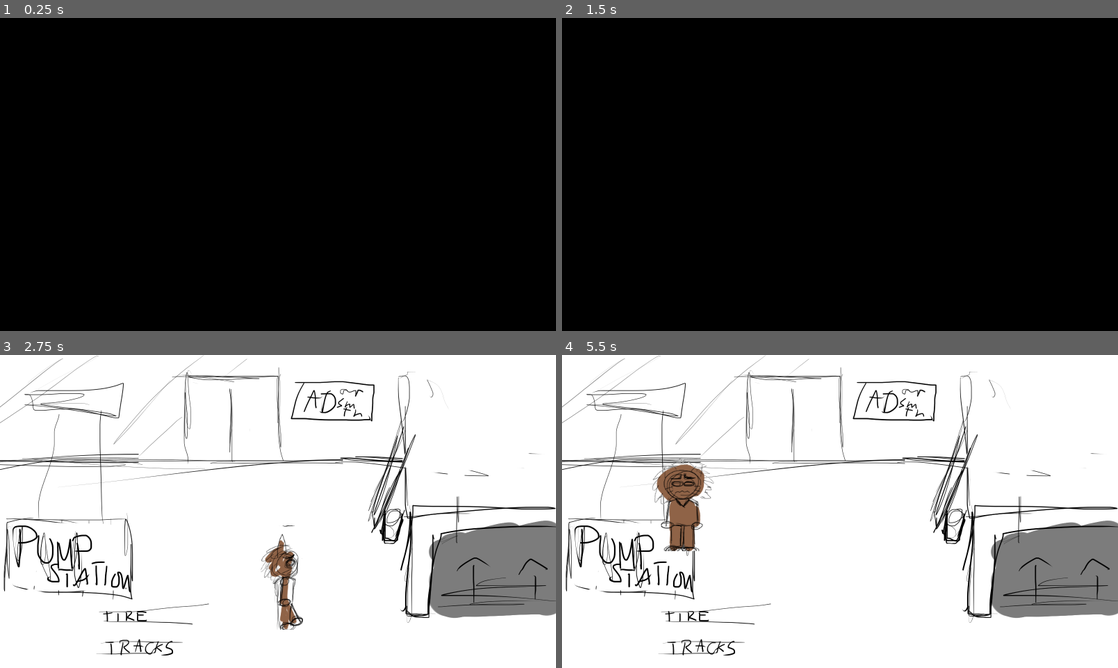
Above: before the commit, frames 1-4 (two rows, left to right).
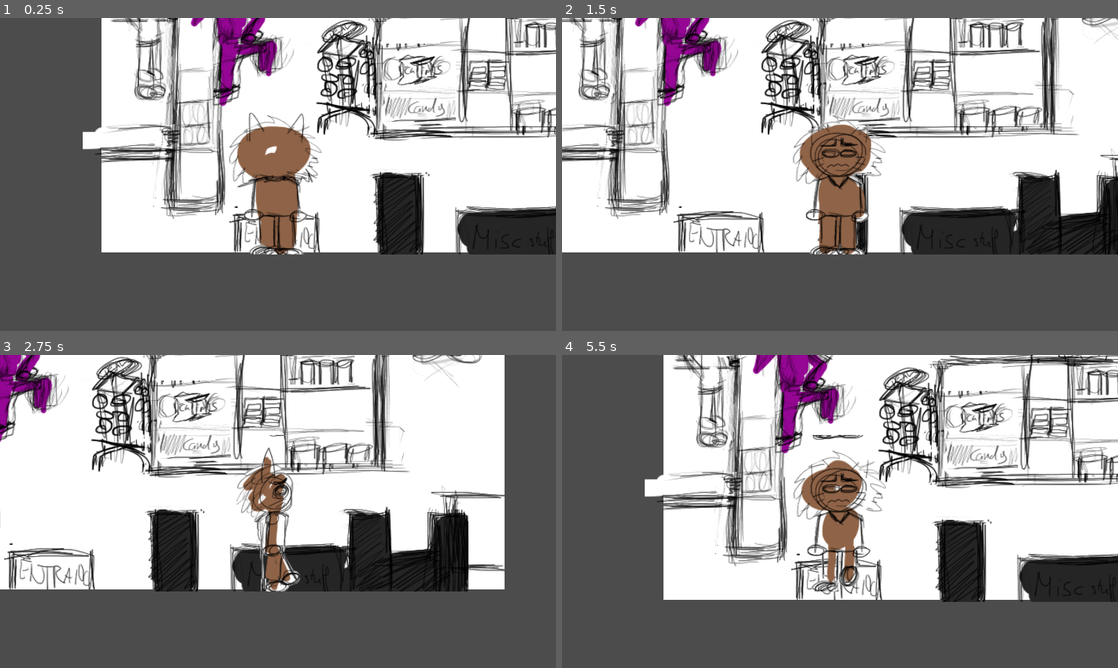
Above: after the commit, the same moments.

Repository: Cl0n3tr45h/sheepfarm
Game: Godot game, scene res://Scenes/DUMMY_Gasstation.tscn
Two runs of this game, one before a commit and one after it. Both use one fixed random seed, a clock stepped at 60 frames per second and the inputs below.
Inputs:
- Up to frame 1 (0.25 s): no input
- Up to frame 2 (1.5 s): tap Enter at 0.5 s; hold Right (ui_right) 0.53-1.28 s; hold Down (ui_down) from 1.28 s (still down)
- Up to frame 3 (2.75 s): release Down (ui_down) at 2.03 s; hold Right (ui_right) from 2.03 s (still down)
- Up to frame 4 (5.5 s): release Right (ui_right) at 2.78 s; hold Up (ui_up) 2.78-3.53 s; hold Left (ui_left) 3.53-5.03 s; hold Down (ui_down) from 5.03 s (still down)

The runs differ from the first frame. In frame 1, 98% of the frame differs, in the area x 0-100%, y 0-100%; in frame 2, 97%; in frame 3, 60%; in frame 4, 66%.

Commit message:
(x) JSON

Diff:
--- /dev/null
+++ b/DialogueCommand.gd
@@ -0,0 +1,5 @@
+extends Reference
+class_name DialogueCommand
+
+var type:String
+var arguments:Array
--- /dev/null
+++ b/DialougeLine.gd
@@ -0,0 +1,33 @@
+extends Reference
+class_name DialogueLine
+
+var character:String
+var content:String
+var commands:Array
+
+func _init(line:String):
+	var colonPos = line.find(":")
+	if(colonPos >= 0):
+		character = line.substr(0, colonPos)
+	else:
+		character = ""
+	content = line.substr(colonPos+1)
+
+	var commandStart = content.find("<<")
+	while commandStart >= 0:
+		var commandEnd = content.find(">>", commandStart)
+		if(commandEnd < 0):
+			break
+		var commandCore = content.substr(commandStart+2, commandEnd-commandStart-2).strip_edges().split(" ", false) #array mit command and argument
+		if (commandCore.size() == 0):
+			commandStart = content.find("<<", commandStart+2)
+			continue
+		#above just checkin if real command
+		var command = DialogueCommand.new()
+		command.type = commandCore[0]
+		command.arguments = Array(commandCore).slice(1, commandCore.size())
+		commands.push_front(command)
+		content = content.substr(0, commandStart)+content.substr(commandEnd+2)
+		commandStart = content.find("<<", commandStart)
+
+	content = content.strip_edges()
--- a/Scenes/DUMMY_Gasstation.tscn
+++ b/Scenes/DUMMY_Gasstation.tscn
@@ -99,10 +99,10 @@
 
 [node name="CollisionShape2D" type="CollisionShape2D" parent="YSort/counter"]
 position = Vector2( -25, 0 )
-shape = SubResource( 6 )
+shape = SubResource( 5 )
 
 [node name="Player" parent="YSort" instance=ExtResource( 1 )]
-position = Vector2( 225, 400 )
+position = Vector2( 225, 425 )
 
 [node name="Camera2D" type="Camera2D" parent="YSort/Player"]
 position = Vector2( 0, -75 )
--- /dev/null
+++ b/Scenes/Dialogue.tscn
@@ -0,0 +1,7 @@
+[gd_scene load_steps=2 format=2]
+
+[ext_resource path="res://Scenes/DialogueManager.gd" type="Script" id=1]
+
+[node name="Node" type="Node"]
+script = ExtResource( 1 )
+dialogueFolder = "res://json"
--- /dev/null
+++ b/Scenes/DialogueManager.gd
@@ -0,0 +1,60 @@
+extends Node
+
+export(String, DIR) var dialogueFolder
+
+signal line_change
+
+var directory = Directory.new()
+var data:Array
+var activeNode
+var activeNodeLines:Array #all lines
+var activeLineIndex = 0
+var activeLine:DialogueLine
+
+func _ready():
+	directory.open(dialogueFolder)
+	loadDialogue("prologue")
+	setActiveNode("FabiStart")
+	nextLine()
+
+func loadDialogue(fileName: String):
+	fileName+=".json"
+	if(!directory.file_exists(fileName)):
+		print('file nonexistent')
+		return
+
+	var file = File.new()
+	file.open(dialogueFolder+"/"+fileName, File.READ)
+	var text = file.get_as_text()
+	file.close()
+	var dialogueFile = JSON.parse(text)
+	data = dialogueFile.result
+
+func start(nodeName):
+	pass
+
+
+func setActiveNode(nodeName):
+	activeNode = getNode(nodeName)
+	activeNodeLines = activeNode["body"].split("\n")
+	activeLineIndex = -1
+
+func nextLine():
+	activeLineIndex+=1
+	var lineString = activeNodeLines[activeLineIndex]
+	activeLine = DialogueLine.new(lineString)
+	while(activeLine.content == ""):
+		var previousLine = activeLine
+		activeLineIndex+=1
+		lineString = activeNodeLines[activeLineIndex]
+		activeLine = DialogueLine.new(lineString)
+		activeLine.commands+=previousLine.commands
+	emit_signal("line_change")
+	return activeLine
+
+
+func getNode(nodeName):
+	for node in data:
+		if (node["title"] == nodeName):
+			return node
+	return null
--- a/Scenes/Exit.tscn
+++ b/Scenes/Exit.tscn
@@ -1,6 +1,6 @@
 [gd_scene load_steps=4 format=2]
 
-[ext_resource path="res://Scenes/Exit.gd" type="Script" id=1]
+[ext_resource path="res://scripts/Exit.gd" type="Script" id=1]
 
 [sub_resource type="RectangleShape2D" id=1]
 extents = Vector2( 25, 25 )
@@ -8,13 +8,13 @@
 [sub_resource type="Animation" id=2]
 resource_name = "fade"
 tracks/0/type = "value"
-tracks/0/path = NodePath("Control/black:modulate")
+tracks/0/path = NodePath("CanvasLayer/Control/black:modulate")
 tracks/0/interp = 1
 tracks/0/loop_wrap = true
 tracks/0/imported = false
 tracks/0/enabled = true
 tracks/0/keys = {
-"times": PoolRealArray( 0.2, 0.7 ),
+"times": PoolRealArray( 0, 0.7 ),
 "transitions": PoolRealArray( 1, 1 ),
 "update": 0,
 "values": [ Color( 1, 1, 1, 0 ), Color( 1, 1, 1, 1 ) ]
@@ -26,25 +26,25 @@
 [node name="CollisionShape2D" type="CollisionShape2D" parent="."]
 shape = SubResource( 1 )
 
-[node name="Control" type="Control" parent="."]
-margin_right = 40.0
-margin_bottom = 40.0
+[node name="AnimationPlayer" type="AnimationPlayer" parent="."]
+anims/fade = SubResource( 2 )
+
+[node name="CanvasLayer" type="CanvasLayer" parent="."]
+
+[node name="Control" type="Control" parent="CanvasLayer"]
+anchor_right = 1.0
+anchor_bottom = 1.0
 __meta__ = {
 "_edit_use_anchors_": false
 }
 
-[node name="black" type="ColorRect" parent="Control"]
+[node name="black" type="ColorRect" parent="CanvasLayer/Control"]
+modulate = Color( 1, 1, 1, 0 )
 anchor_right = 1.0
 anchor_bottom = 1.0
-margin_left = -1825.0
-margin_top = -1025.0
-margin_right = -265.0
-margin_bottom = -165.0
-rect_scale = Vector2( 2.742, 2.754 )
+margin_right = 6.10352e-05
+margin_bottom = 3.05176e-05
 color = Color( 0, 0, 0, 1 )
 __meta__ = {
 "_edit_use_anchors_": false
 }
-
-[node name="AnimationPlayer" type="AnimationPlayer" parent="."]
-anims/fade = SubResource( 2 )
--- a/project.godot
+++ b/project.godot
@@ -8,9 +8,20 @@
 
 config_version=4
 
-_global_script_classes=[  ]
+_global_script_classes=[ {
+"base": "Reference",
+"class": "DialogueCommand",
+"language": "GDScript",
+"path": "res://DialogueCommand.gd"
+}, {
+"base": "Reference",
+"class": "DialogueLine",
+"language": "GDScript",
+"path": "res://DialougeLine.gd"
+} ]
 _global_script_class_icons={
-
+"DialogueCommand": "",
+"DialogueLine": ""
 }
 
 [application]
@@ -23,6 +34,7 @@
 
 SceneChange="*res://Scenes/SceneChange.tscn"
 Exit="*res://Scenes/Exit.tscn"
+Dialogue="*res://Scenes/Dialogue.tscn"
 
 [display]
 
--- a/Scenes/Exit.gd
+++ b/scripts/Exit.gd
@@ -4,24 +4,33 @@
 
 export(String, FILE, "*.tscn") var path
 
+var entered = true
+
 onready var animationPlayer = $AnimationPlayer
 onready var black = $Control/black
 
 func _ready():
-	$Control.hide()
 	var playerNode = get_tree().get_root().find_node("Player", true, false)
 	#catch signals
 	playerNode.connect("moved", self, "_on_Player_moved")
 
 
-func _on_Player_moved():
+func overlapsPlayer():
 	var bodies = get_overlapping_bodies()
 	for body in bodies:
 		if body.name == "Player":
-			change_scene()
+			return true
+	return false
+
+func _on_Player_moved():
+	var newEntered  = overlapsPlayer()
+	if(!entered and newEntered):
+		change_scene()
+	else:
+		entered = newEntered
 
 func change_scene():
-	$Control.show()
+	#$Control.show()
 	yield(get_tree().create_timer(0.5), "timeout")
 	animationPlayer.play("fade")
 	yield(animationPlayer,"animation_finished")
--- a/scripts/Player.gd
+++ b/scripts/Player.gd
@@ -40,7 +40,7 @@
 
 		if position.distance_to(last_position) >= TILESIZE:
 			position = target_position
-		emit_signal("moved")
+			emit_signal("moved")
 
 	#IDLE
 	if position == target_position:
Not shown: 5 places in Scenes/DUMMY_Gasstation.tscn that only renumber resources
